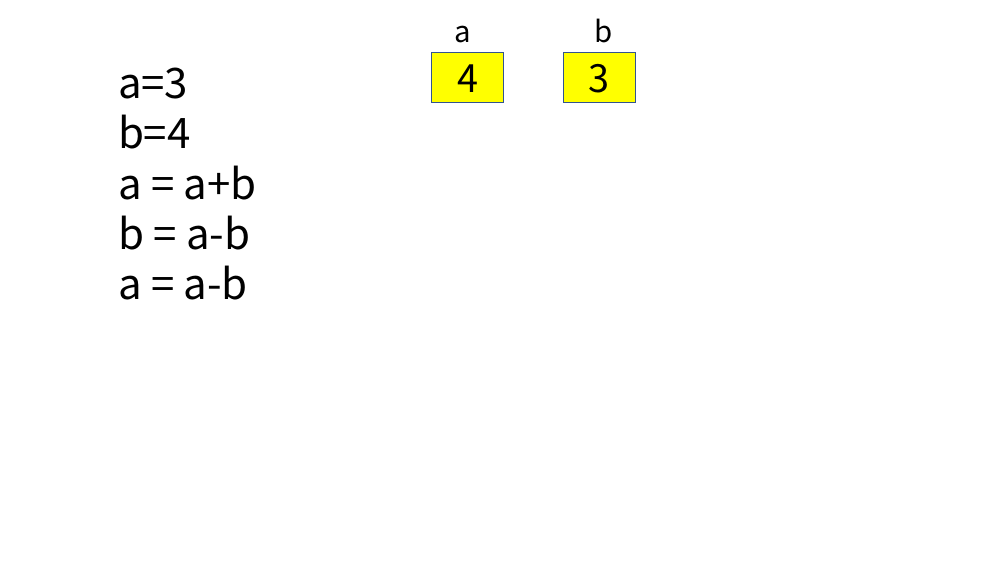
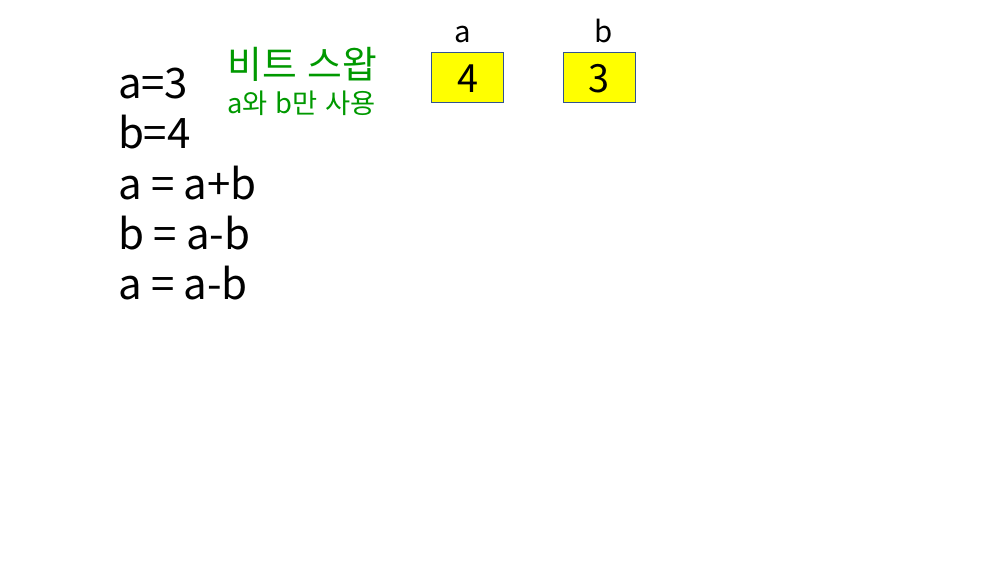
Before and after one commit to kjungmo/2020SBA_pythonAlgorithm, a slide deck: slide 24 of 파이썬.pptx. Drawn at 1008x567 pixels with LibreOffice and Linux fonts; fonts in the diff are those of the drawing. Boxes give left, top, right and bottom in pixels: in the first picture for what was removed or moved away, otherwise in the second. Text is boxed around its words. In the diff, an @@ line names an element or a change of style, - is before the commit and + after.

```diff
--- a/파이썬.pptx
+++ b/파이썬.pptx
@@ text added at (227, 46, 378, 115), 26 pt, text #009900 @@
+비트 스왑
+a와 b만 사용
```
Also in this commit, not shown: 14 other slides changed.
